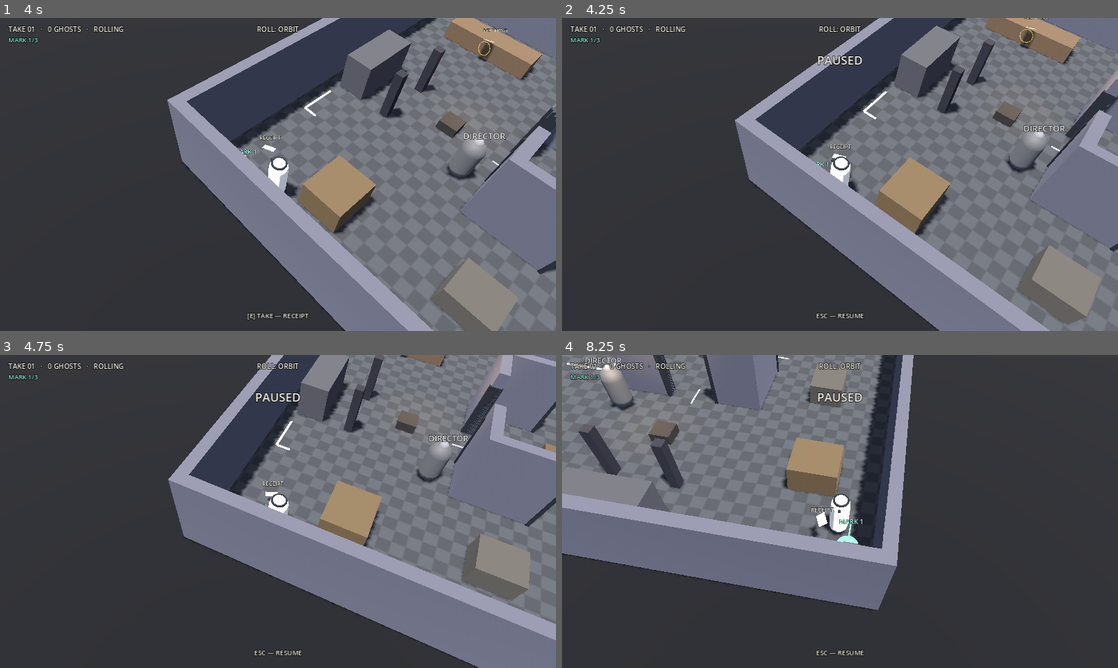
Above: before the commit, frames 1-4 (two rows, left to right).
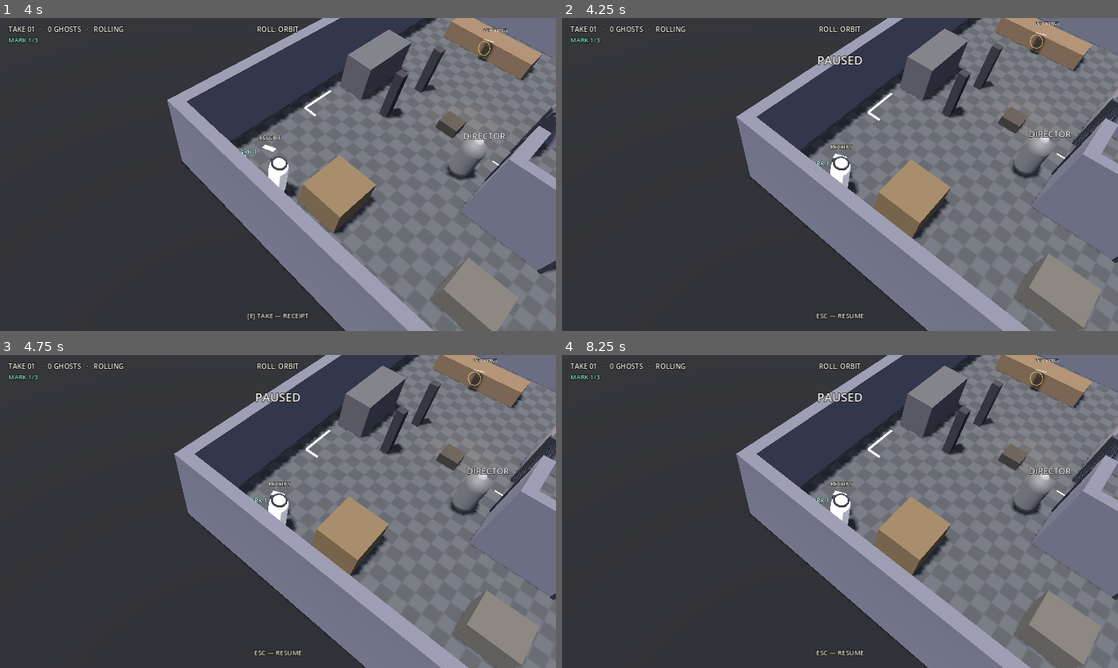
Above: after the commit, the same moments.

Repository: y22t19053/roll-cut-die
Game: Godot game, scene res://scenes/main/main.tscn
Same seed, same stepped clock (60 frames per second), same inputs: the game is played once before the commit and once after it.
Inputs (mouse positions are in pixels of both pictures, inside the frame that each line leads up to):
- Up to frame 1 (4 s): tap Enter at 0.5 s; move the mouse to (400, 158) at 0.52 s; hold D (move_right) 0.53-1.28 s; tap C (cut) at 0.6 s; click (400, 158) at 0.67 s; tap Space (retake) at 1.25, 3.6 s; move the mouse to (166, 190) at 1.27 s; hold S (move_back) 1.28-2.03 s; tap E (interact) at 1.35 s; move the mouse to (333, 105) at 2.02 s; hold D (move_right) 2.03-2.78 s; tap M (mark) at 2.1 s; move the mouse to (250, 237) at 2.77 s; hold W (move_forward) 2.78-3.53 s; tap R (report) at 2.85 s; click (250, 237) at 2.92 s; move the mouse to (444, 221) at 3.52 s; hold A (move_left) from 3.53 s (still down)
- Up to frame 2 (4.25 s): keep holding A (move_left); tap Escape (pause) at 4.15 s
- Up to frame 3 (4.75 s): keep holding A (move_left); move the mouse to (111, 464) at 4.27 s; tap 1 at 4.35 s
- Up to frame 4 (8.25 s): move the mouse to (867, 511) at 5.02 s; release A (move_left) at 5.03 s; hold S (move_back) 5.03-5.78 s; tap one key every 0.75 s from 5.1 s: 9 2 3 Q 4; click (867, 511) at 5.17 s; move the mouse to (756, 433) at 5.77 s; hold D (move_right) 5.78-6.53 s; move the mouse to (962, 495) at 6.52 s; hold W (move_forward) 6.53-7.28 s; move the mouse to (728, 527) at 7.27 s; hold D (move_right) 7.28-8.03 s; click (728, 527) at 7.42 s; move the mouse to (895, 442) at 8.02 s; hold S (move_back) from 8.03 s (still down)

Frame 1 is identical in both runs. In frame 2, 9.4% of the frame differs, in the area x 31-100%, y 0-100%; in frame 3, 26%; in frame 4, 74%, in the area x 0-100%, y 0-100%.

Commit message:
Pause the gameplay tree instead of freezing only the player

Diff:
--- a/scripts/main.gd
+++ b/scripts/main.gd
@@ -89,6 +89,9 @@
 	_build_world()
 	_build_actors()
 	_build_ui()
+	var pause_input := preload("res://scripts/ui/pause_input.gd").new()
+	add_child(pause_input)
+	pause_input.resume_requested.connect(_toggle_pause)
 
 	GameSession.takes.start_take(1)
 	_begin_take()
@@ -941,10 +944,10 @@
 
 
 func _toggle_pause() -> void:
-	if phase != Phase.ROLLING and not paused:
+	if not paused and (phase != Phase.ROLLING or player.frozen):
 		return
 	paused = not paused
-	player.set_frozen(paused)
+	get_tree().paused = paused
 	if paused:
 		hud.flash("PAUSED", 9999.0)
 		hud.set_hint("ESC — RESUME")
--- /dev/null
+++ b/scripts/ui/pause_input.gd
@@ -0,0 +1,11 @@
+extends Node
+## Only the resume key remains active while the gameplay tree is paused.
+signal resume_requested
+
+func _ready() -> void:
+	process_mode = Node.PROCESS_MODE_WHEN_PAUSED
+
+func _unhandled_input(event: InputEvent) -> void:
+	if event is InputEventKey and event.pressed and not event.echo and event.physical_keycode == KEY_ESCAPE:
+		get_viewport().set_input_as_handled()
+		resume_requested.emit()
--- a/tests/probe_mark_cut.gd
+++ b/tests/probe_mark_cut.gd
@@ -81,6 +81,16 @@
 	await _wait_until(func() -> bool: return not bool(player.get("frozen")), 5000)
 	_check("released after ROLL", not bool(player.get("frozen")))
 	_check("HUD shows MARK 0/3", hud.mark_label.text == "MARK 0/3", hud.mark_label.text)
+	await _tap(KEY_ESCAPE)
+	var stopped_time: float = main._world_t
+	var stopped_rec: float = main.recorder.elapsed()
+	var stopped_npc: Vector3 = main.npcs[0].global_position
+	await _hold(KEY_W, 18)
+	await _tap(KEY_C)
+	_check("ESC freezes world, recorder and NPC; C cannot abandon paused take", paused and main._world_t == stopped_time and main.recorder.elapsed() == stopped_rec and main.npcs[0].global_position == stopped_npc and main.phase == 0)
+	await _tap(KEY_ESCAPE)
+	for i in 4: await physics_frame
+	_check("second ESC resumes the same take clock", not paused and main._world_t > stopped_time and takes.take_index == 1)
 	var stock0: int = takes.retake_stock
 	var take0: int = takes.take_index
 
